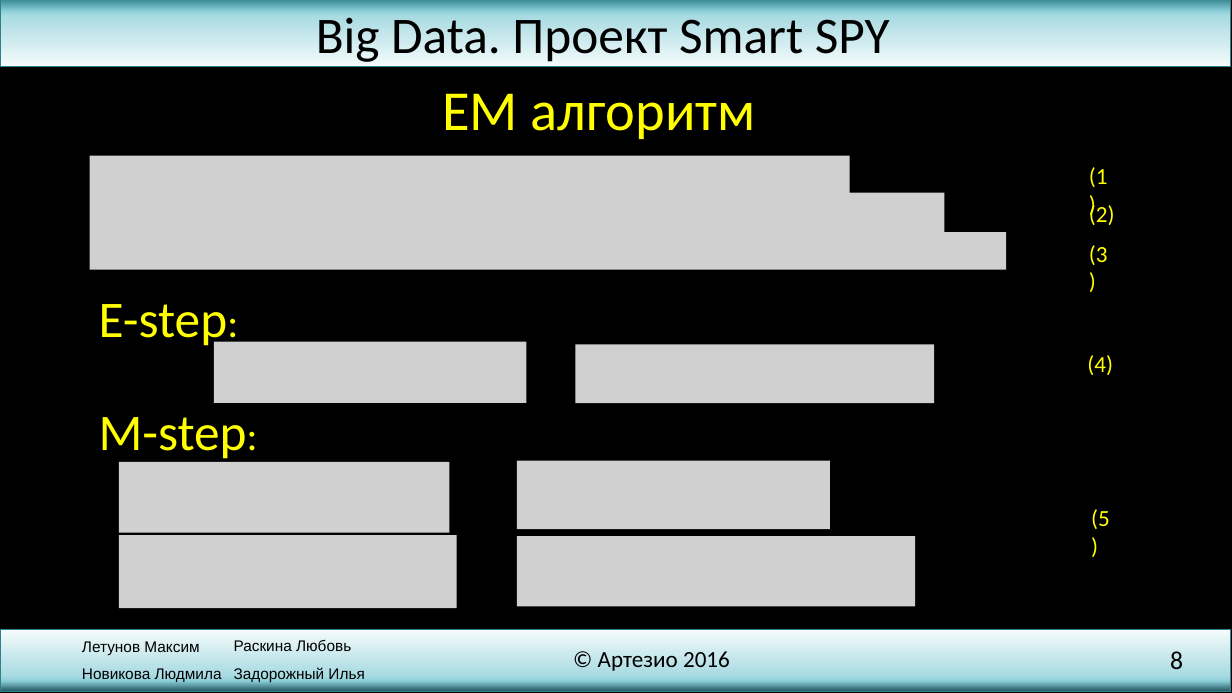
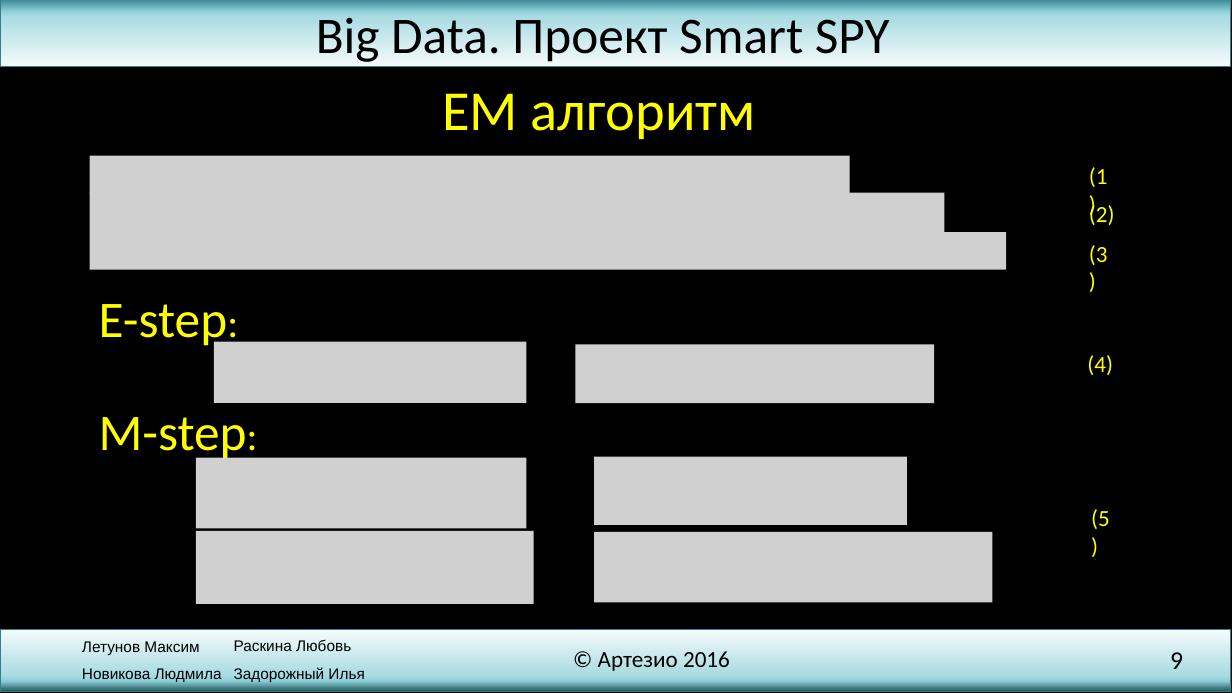
Before and after one commit to SmallDev/TestSmart, a slide deck: slide 9 of presentation.pptx (slide 8 before the commit). Drawn at 1232x693 pixels with LibreOffice and Linux fonts; fonts in the diff are those of the drawing; grey boxes stand for pictures; background and template pictures are left out. Boxes give left, top, right and bottom in pixels: in the first picture for what was removed or moved away, otherwise in the second. Text is boxed around its words. In the diff, an @@ line names an element or a change of style, - is before the commit and + after.

```diff
--- a/presentation.pptx
+++ b/presentation.pptx
@@ 4 pictures: place and size @@
-4 pictures at [119,461,916,608]
+4 pictures at [196,457,993,604]
@@ page number at [1170,652,1183,669]: text changed @@
-8
+9
```
Also in this commit, not shown: 2 other slides changed, 4 slides added.
